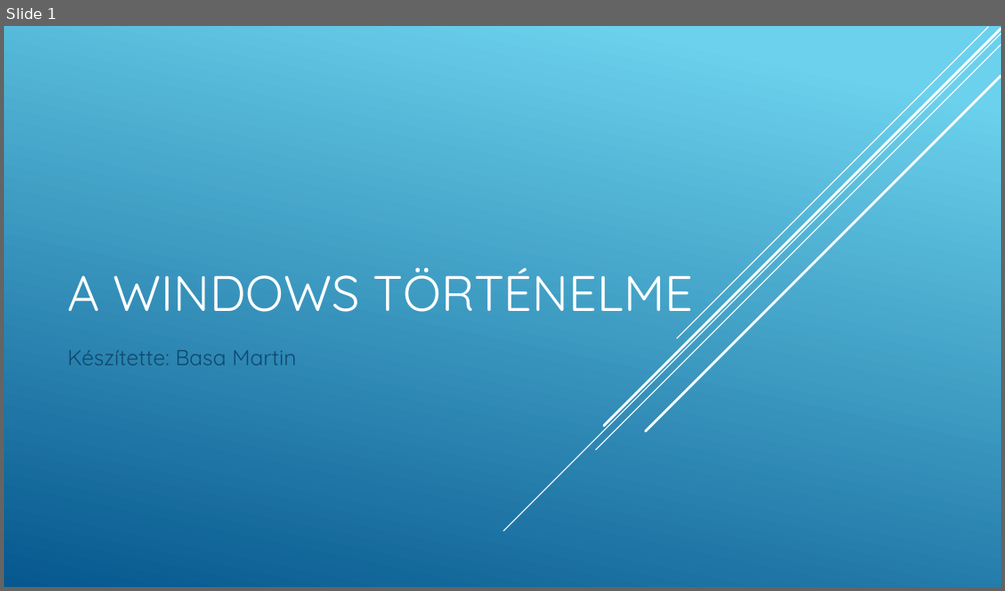
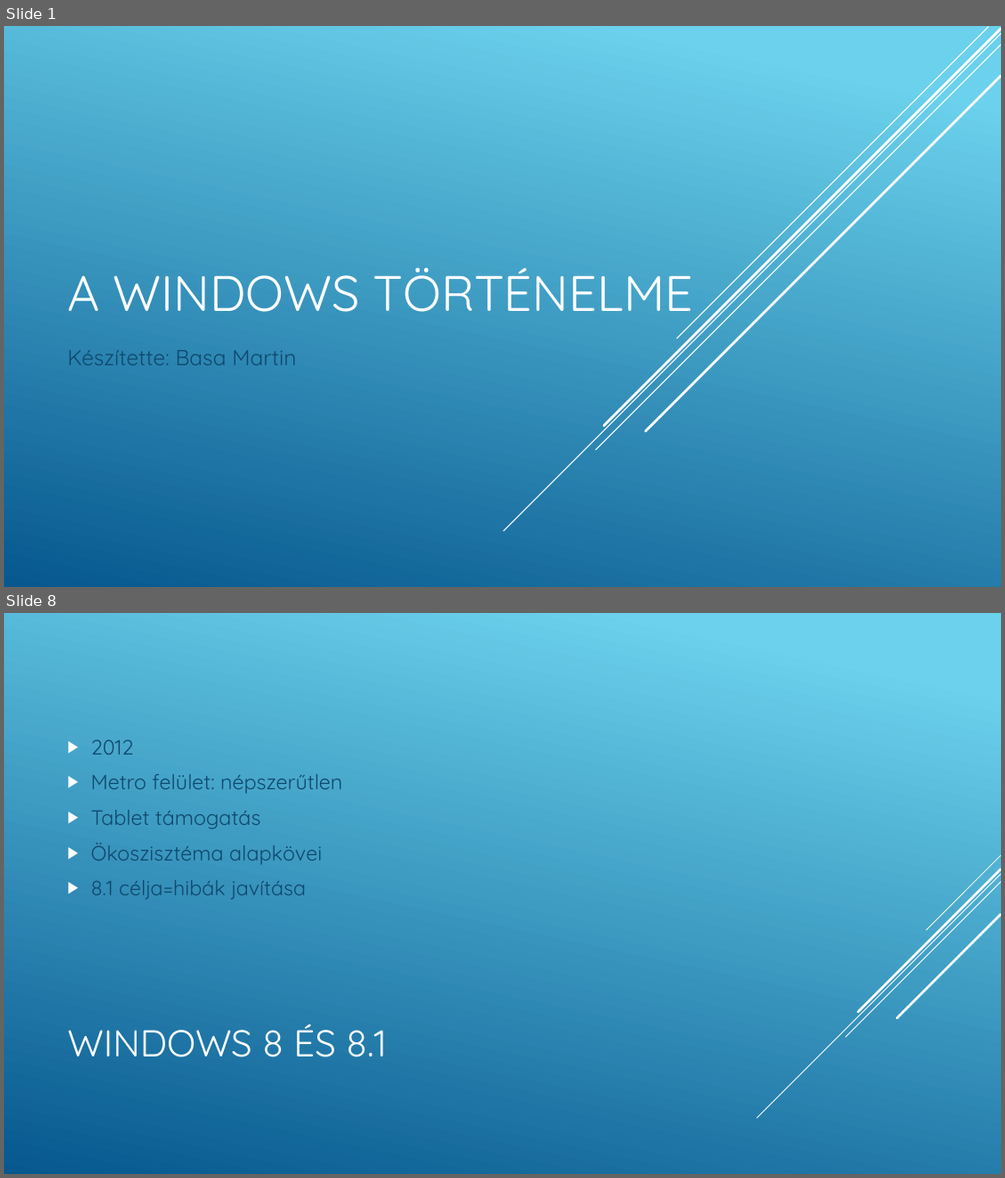
Before and after one commit to Martinanevem/ppt, a slide deck: A Windows történelme.pptx. Shown one above the other, each under a label of ours: slide 1 before the commit, slides 1 and 8 after it; the slides between them are not shown. The pictures are 1005x591 and 1005x1178 pixels, drawn with LibreOffice and Linux fonts; fonts in the diff are those of the drawing. Boxes give left, top, right and bottom in pixels: in the first picture for what was removed or moved away, otherwise in the second. Text is boxed around its words. In the diff, an @@ line names an element or a change of style, - is before the commit and + after.

```diff
--- a/A Windows történelme.pptx
+++ b/A Windows történelme.pptx
@@ slide 8 added at [4, 613, 1001, 1174], background gradient #6ED2EB to #06588E @@
@@ text added at [91, 739, 342, 900], 20 pt, text #0F496F @@
+▶ 2012
+▶ Metro felület: népszerűtlen
+▶ Tablet támogatás
+▶ Ökoszisztéma alapkövei
+▶ 8.1 célja=hibák javítása
@@ group added at [757, 855, 1001, 1118]: 5 lines @@
@@ title added at [67, 1024, 386, 1057], 36 pt, text #FFFFFF @@
+WINDOWS 8 ÉS 8.1
```
Also in this commit, not shown: 1 slide changed, 7 other slides added, 2 slides removed.
